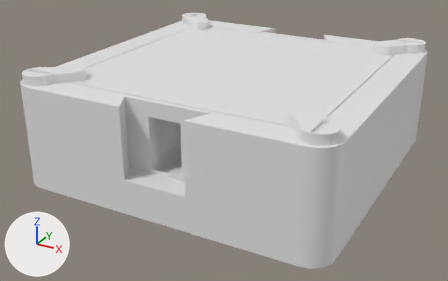
Before and after pictures for a commit that changed the glTF model modelos/treto.glb.
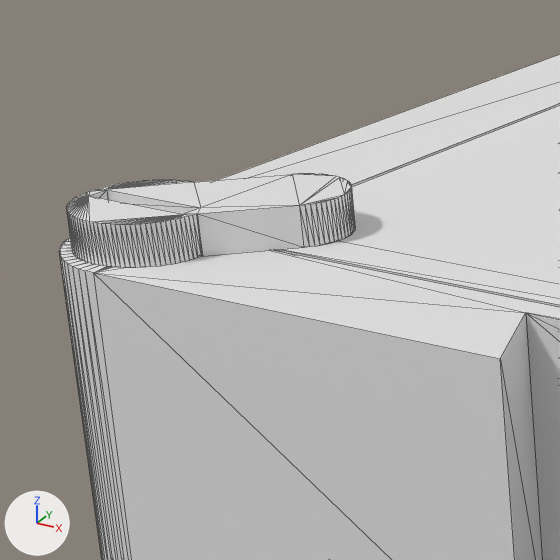
The first picture shows the older version from a 50 mm lens placed at (76.3, -122.0, 49.9), pointed at (26.2, -30.9, 4.3). The close-ups show the older and then the newer version on the part from 2% to 30% of the width and 9% to 54% of the height of that picture. Only the edits that show in the close-ups are written down. Every picture has the same lights, and +X, +Y and +Z are marked at lower left. The close-ups show mesh edges as thin lines. Vertices at exactly the same position are counted once.

The first close-up shows 'acr__tampa_acrilico', 'corpo__corpo', 'verde__presilha_tampa_acrilico_0'.
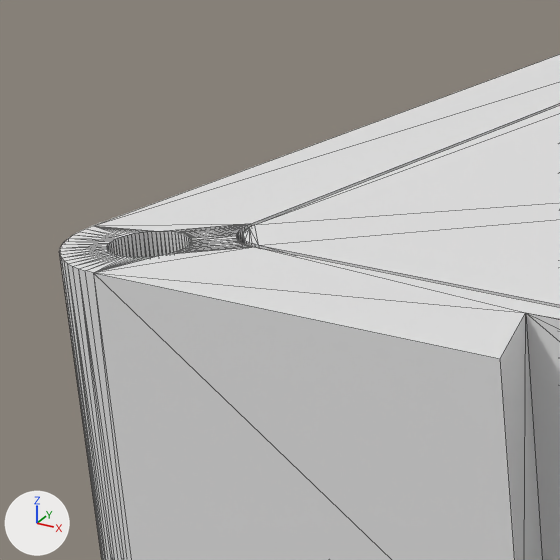
Diff of the bpy script that builds the scene:
```diff
--- a/modelos/treto.glb.py
+++ b/modelos/treto.glb.py
@@ me_corpo__corpo @@
 # used by ob_corpo__corpo; location = (0.0, 0.0, 0.0)
-me_corpo__corpo.from_pydata(...)  # 1611 vertices, 3226 faces; spans x 0.0..55.0, y -55.0..0.0, z 0.0..18.0
+me_corpo__corpo.from_pydata(...)  # 1619 vertices, 3242 faces; spans x 0.0..55.0, y -55.0..0.0, z 0.0..18.0
+# me_corpo__corpo part 1: 50 vertices moved from x 2.1..4.7, y -52.9..-50.3, z 13.0..18.0 to x 1.9..4.9, y -53.1..-50.1, z 13.0..18.0; 76 vertices removed from x 2.1..4.7, y -52.9..-50.3, z 13.0..18.0; 76 vertices added at x 1.9..4.9, y -53.1..-50.1, z 13.0..18.0
+# other edits to the shape of me_corpo__corpo do not show in these pictures
@@ ob_verde__presilha_tampa_acrilico_0 @@
-ob_verde__presilha_tampa_acrilico_0 = bpy.data.objects.new('verde__presilha_tampa_acrilico_0', me_verde__presilha_tampa_acrilico_0)
-ob_verde__presilha_tampa_acrilico_0.location = (0.0, 0.0, 0.0)
```

Boxes (x1, y1, x2, y2) around the edits, measured in the close-ups (560 x 560 px; the box of a moved part takes in the faces that stretch with it):
'verde__presilha_tampa_acrilico_0', deleted
    before: (67, 174, 356, 268)
part 1 of me_corpo__corpo, moved or reshaped
    before: (59, 237, 122, 273)
    after: (59, 224, 254, 273)
